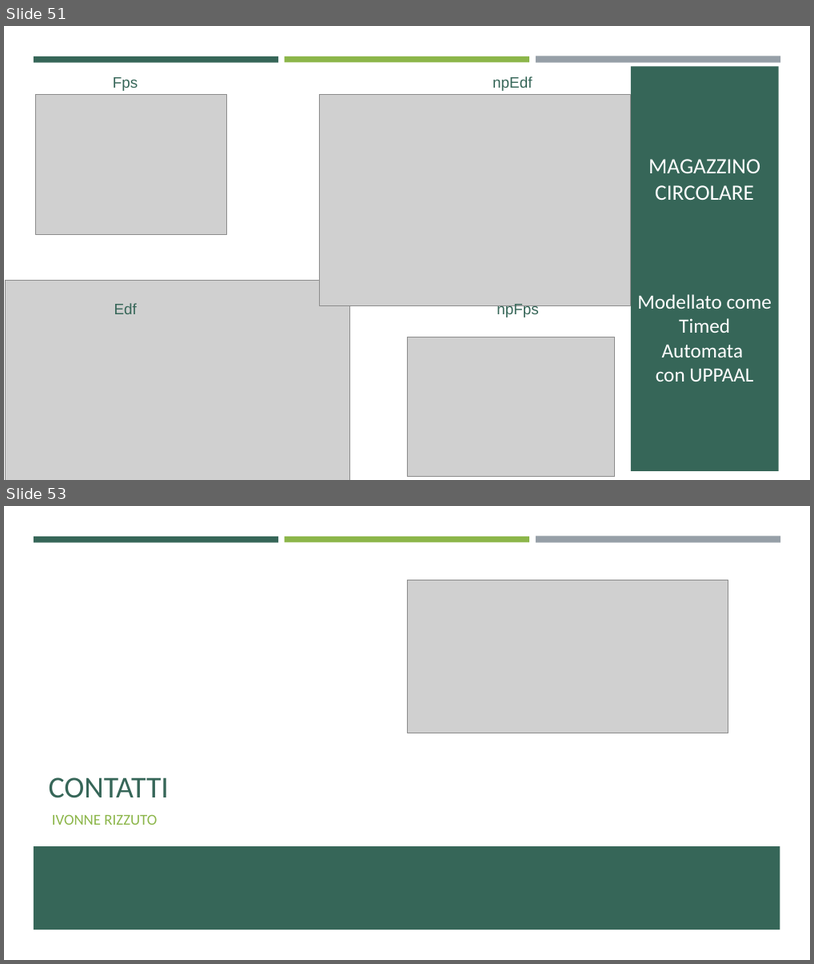
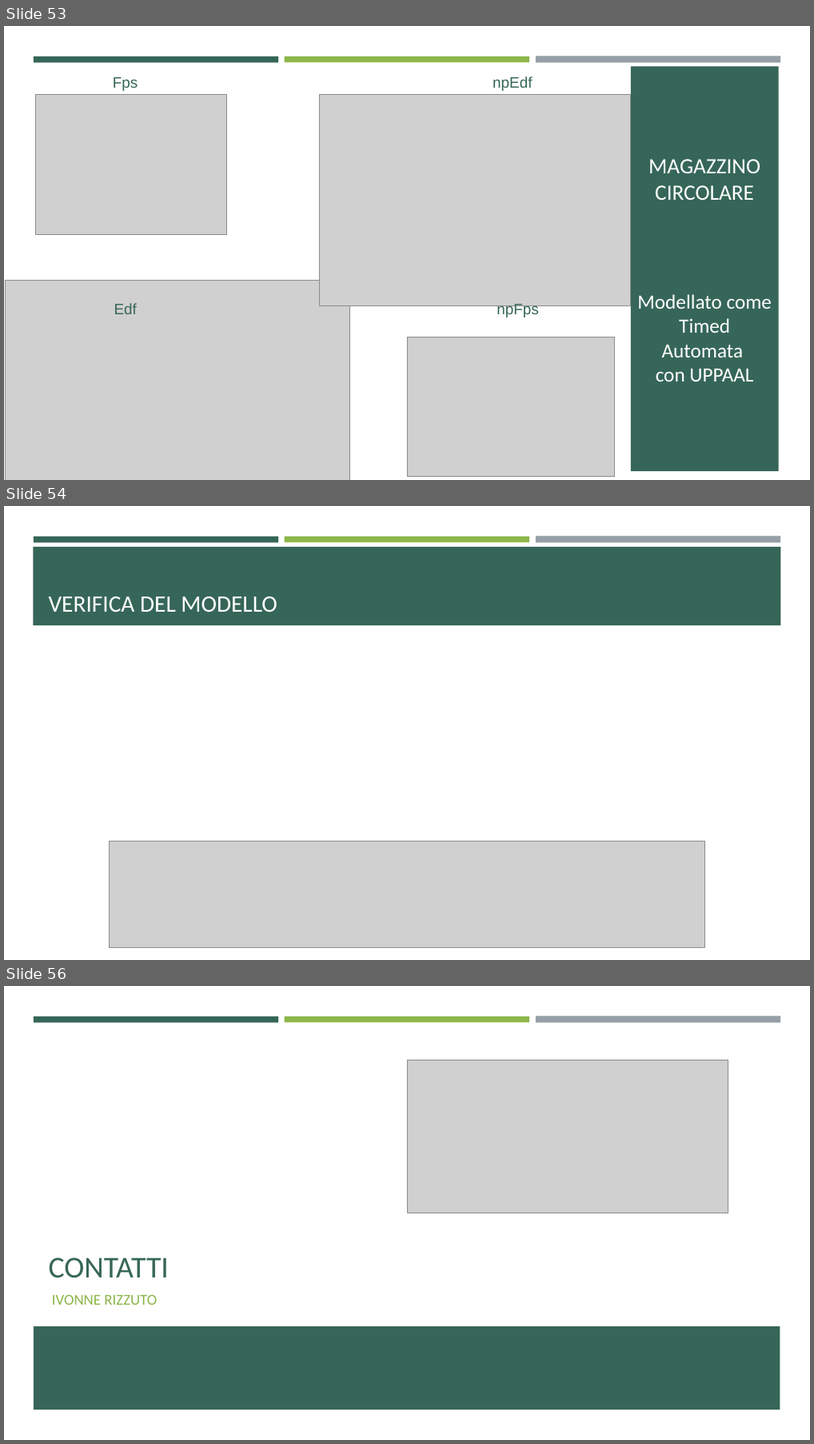
Before and after one commit to ivochan/RecirculatingPalletWarehouse, a slide deck: Reti di Petri.pptx. Shown one above the other, each under a label of ours: slides 51 and 53 before the commit, slides 53, 54 and 56 after it; the slides between them are not shown. The pictures are 814x964 and 814x1444 pixels, drawn with LibreOffice and Linux fonts; fonts in the diff are those of the drawing; grey boxes stand for pictures. Boxes give left, top, right and bottom in pixels: in the first picture for what was removed or moved away, otherwise in the second. Text is boxed around its words. In the diff, an @@ line names an element or a change of style, - is before the commit and + after.

```diff
--- a/Reti di Petri.pptx
+++ b/Reti di Petri.pptx
@@ slide 54 added at <box>4,506,810,960</box>, background #FFFFFF; not listed: 3 template elements that a slide beside it also shows @@
@@ rectangle added at <box>33,547,782,625</box>, fill #366658 @@
@@ title added at <box>49,596,277,612</box>, 28 pt, text #FFFFFF @@
+VERIFICA DEL MODELLO
@@ picture added at <box>110,841,706,948</box> @@
@@ what was slide 51 is now slide 53 @@
@@ what was slide 53 is now slide 56 @@
```
Also in this commit, not shown: 2 other slides added, 3 other files.
